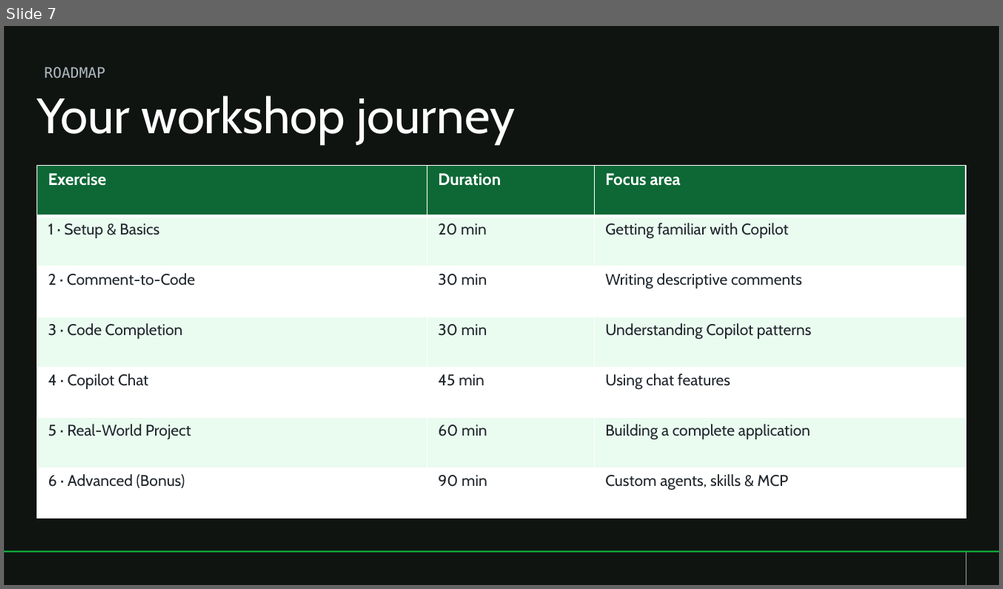
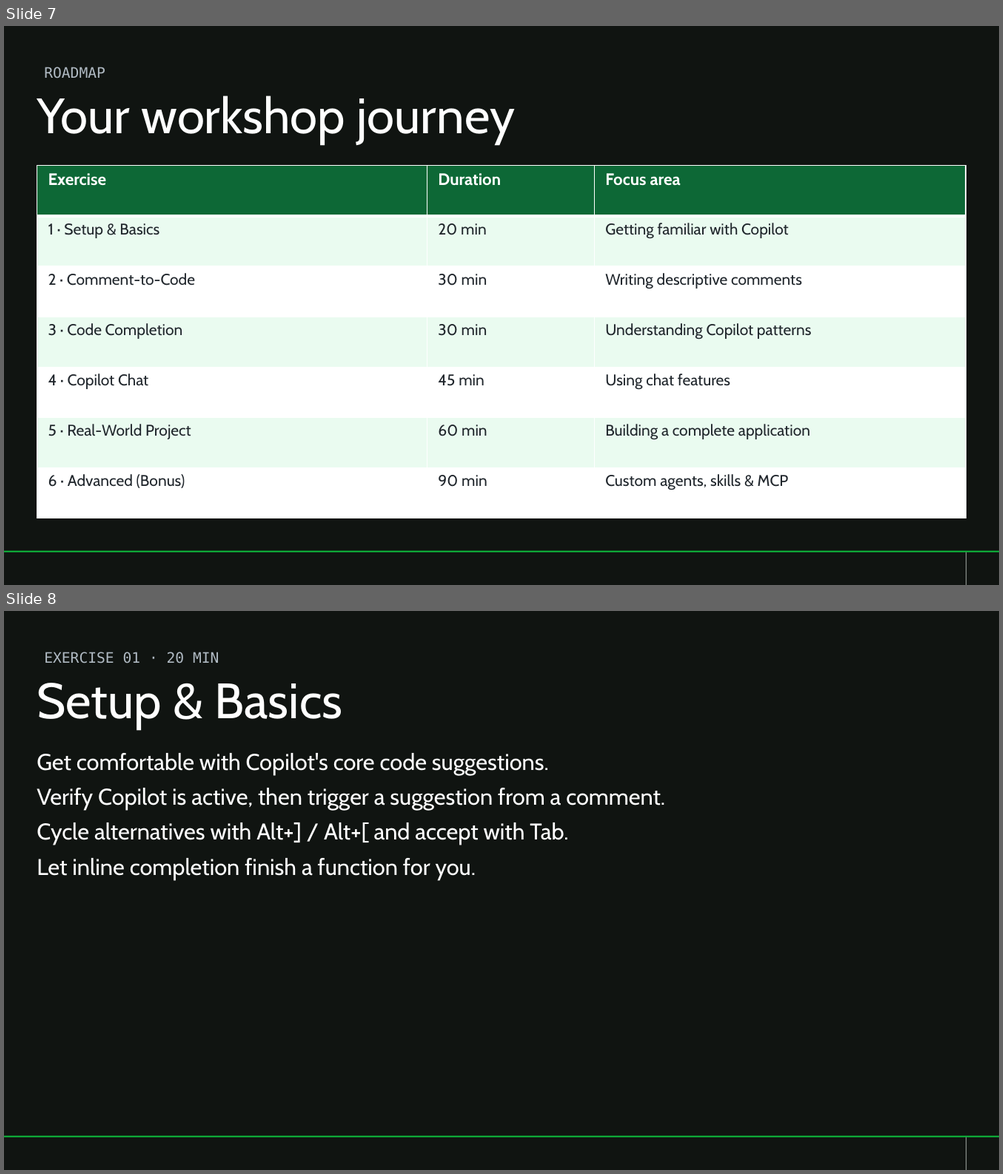
Before and after one commit to abhi-singhs/github-copilot-workshop, a slide deck: resources/github-copilot-workshop.pptx. Shown one above the other, each under a label of ours: slide 7 before the commit, slides 7 and 8 after it. The pictures are 1003x589 and 1003x1174 pixels, drawn with LibreOffice and Linux fonts; fonts in the diff are those of the drawing; background and template pictures are left out. Boxes give left, top, right and bottom in pixels: in the first picture for what was removed or moved away, otherwise in the second. Text is boxed around its words. In the diff, an @@ line names an element or a change of style, - is before the commit and + after.

```diff
--- a/resources/github-copilot-workshop.pptx
+++ b/resources/github-copilot-workshop.pptx
@@ slide 8 added at <box>4,611,999,1170</box>, background #101411; not listed: 2 template elements that a slide beside it also shows @@
@@ text added at <box>44,652,219,664</box>, 14 pt, text #B0BAC3 @@
+EXERCISE 01 · 20 MIN
@@ title added at <box>37,683,343,730</box>, 48 pt, text #FFFFFF @@
+Setup & Basics
@@ text added at <box>37,753,665,880</box>, 22 pt, text #FFFFFF @@
+Get comfortable with Copilot's core code suggestions.
+Verify Copilot is active, then trigger a suggestion from a comment.
+Cycle alternatives with Alt+] / Alt+[ and accept with Tab.
+Let inline completion finish a function for you.
```
Also in this commit, not shown: 5 other slides added.
